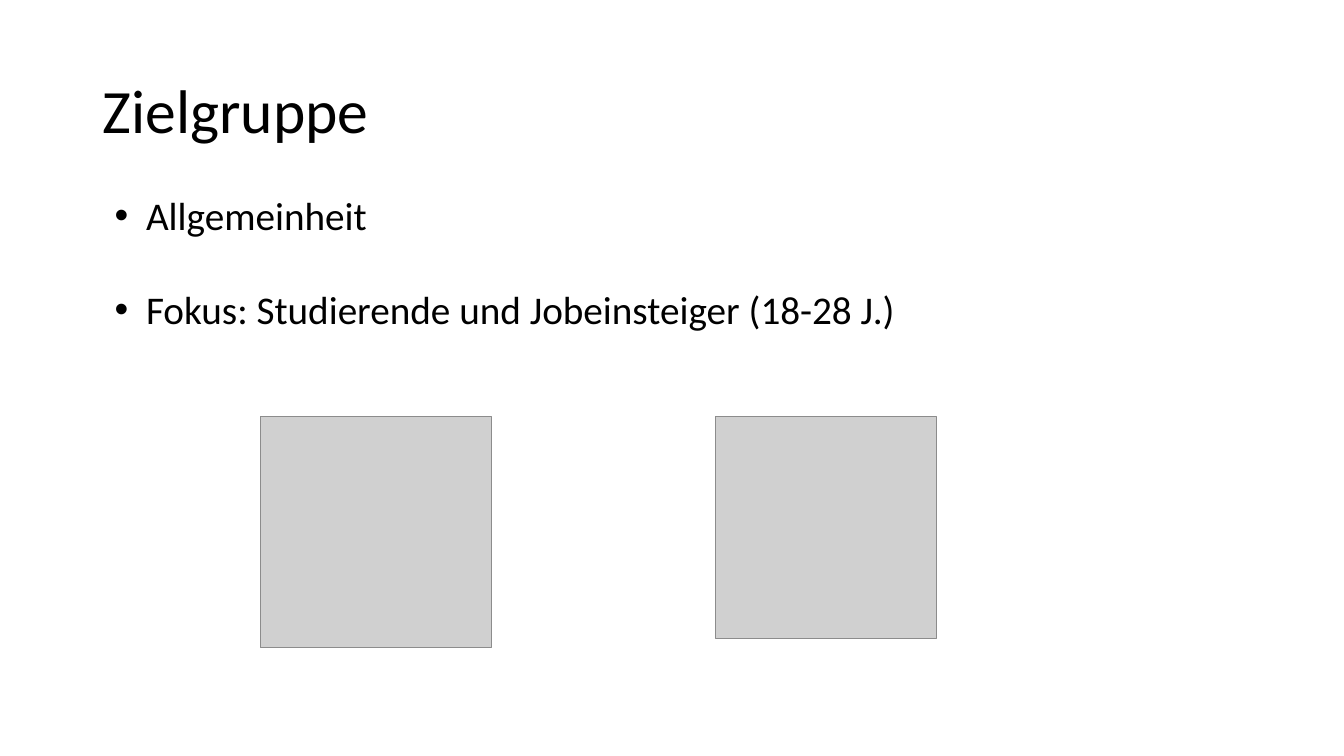
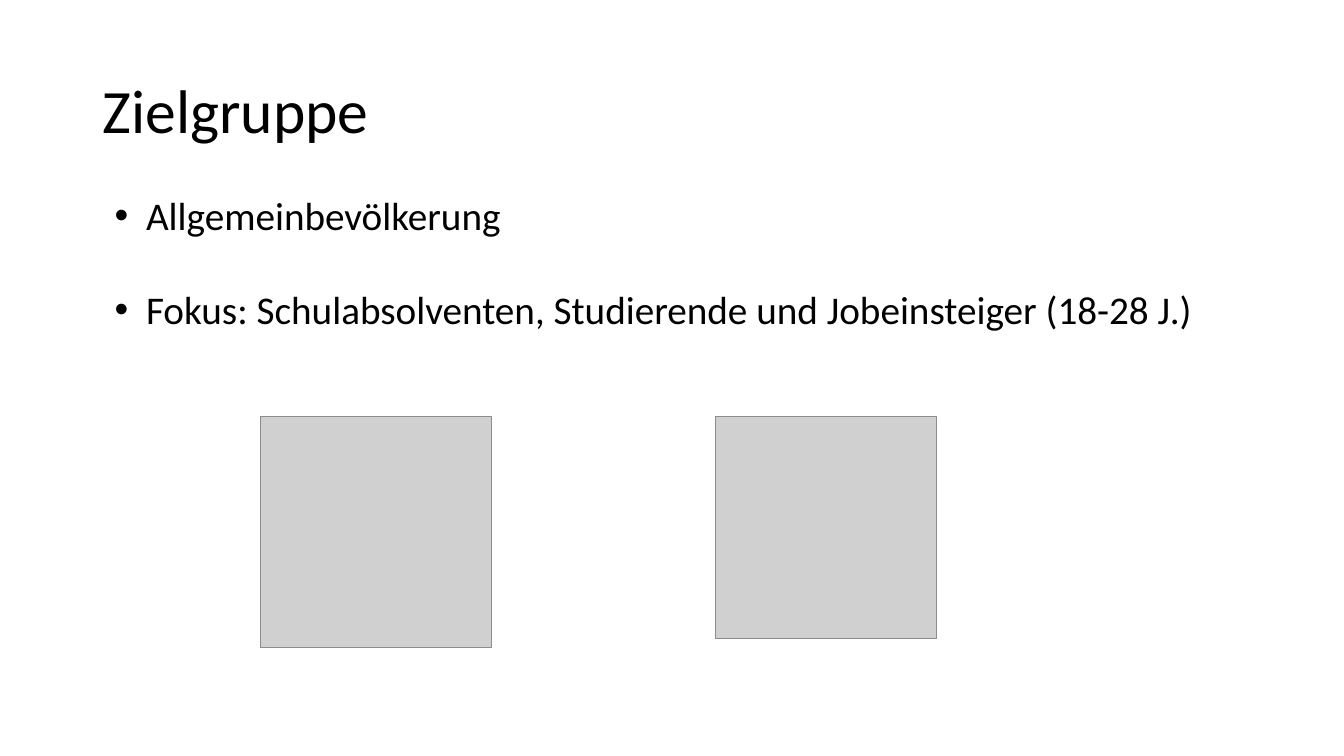
Before and after one commit to lauraschr/InfoVis_Abgabe, a slide deck: slide 3 of Data/College Major und Gender Pay Gap.pptx. Drawn at 1344x756 pixels with LibreOffice and Linux fonts; fonts in the diff are those of the drawing; grey boxes stand for pictures. Boxes give left, top, right and bottom in pixels: in the first picture for what was removed or moved away, otherwise in the second. Text is boxed around its words. In the diff, an @@ line names an element or a change of style, - is before the commit and + after.

```diff
--- a/Data/College Major und Gender Pay Gap.pptx
+++ b/Data/College Major und Gender Pay Gap.pptx
@@ text at (146,202,1192,331): text changed @@
-• Allgemeinheit
-• Fokus: Studierende und Jobeinsteiger (18-28 J.)
+• Allgemeinbevölkerung
+• Fokus: Schulabsolventen, Studierende und Jobeinsteiger (18-28 J.)
```
Also in this commit, not shown: 1 other slide changed, 4 other files.
